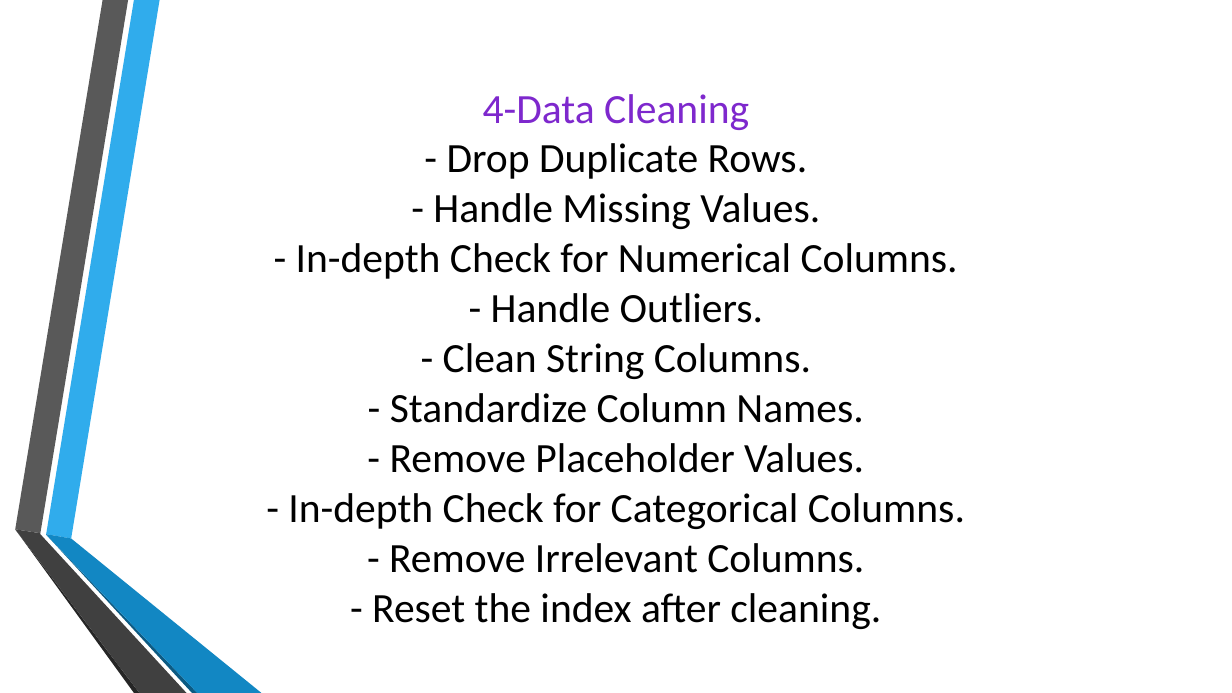
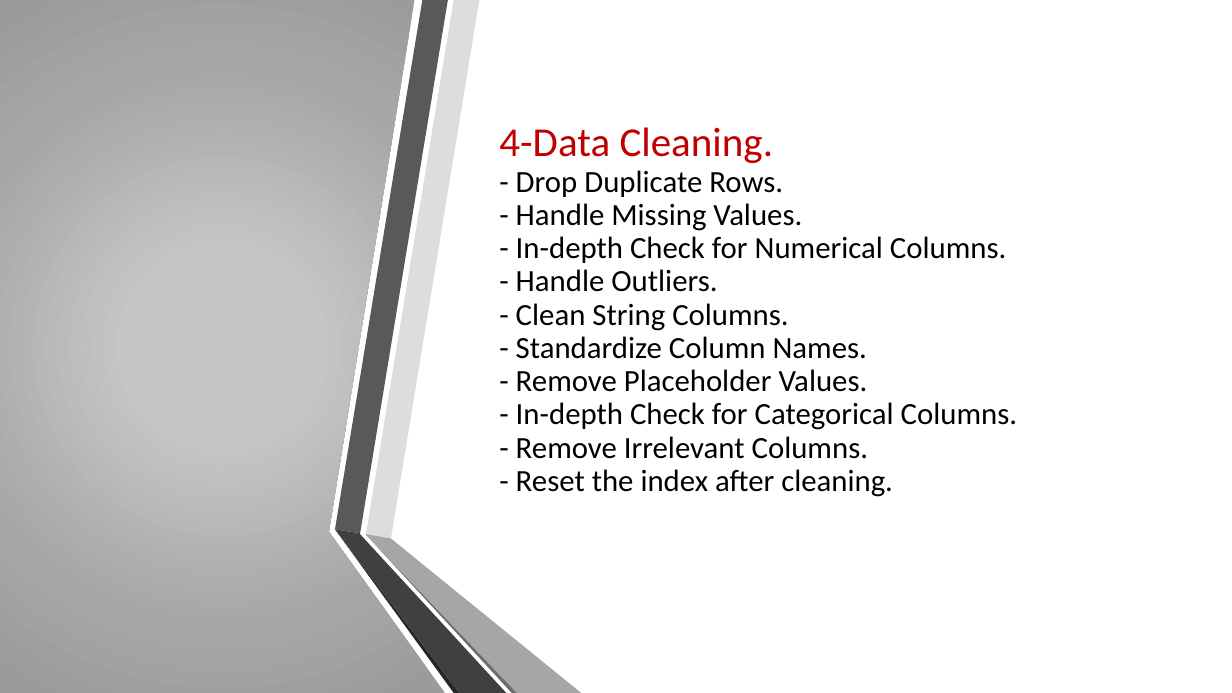
Before and after one commit to mariam530/supply-chain-project, a slide deck: slide 6 of New Microsoft PowerPoint Presentation.pptx. Drawn at 1232x693 pixels with LibreOffice and Linux fonts; fonts in the diff are those of the drawing; background and template pictures are left out. Boxes give left, top, right and bottom in pixels: in the first picture for what was removed or moved away, otherwise in the second. Text is boxed around its words. In the diff, an @@ line names an element or a change of style, - is before the commit and + after.

```diff
--- a/New Microsoft PowerPoint Presentation.pptx
+++ b/New Microsoft PowerPoint Presentation.pptx
@@ rectangle added at (0, 0, 1232, 693), fill #FFFFFF @@
@@ freeform shape added at (0, 0, 445, 693), fill gradient #C5C5C5 to #A6A6A6 to #9B9B9B @@
@@ freeform shape at (46, 0, 160, 539): fill #30ACEC to #DDDDDD @@
@@ title at (499, 127, 1017, 497): text changed; size 32.4 to 24 pt @@
-4-Data Cleaning
-- Drop Duplicate Rows.
-- Handle Missing Values.
-- In-depth Check for Numerical Columns.
-- Handle Outliers.
-- Clean String Columns.
-- Standardize Column Names.
-- Remove Placeholder Values.
-- In-depth Check for Categorical Columns.
-- Remove Irrelevant Columns.
-- Reset the index after cleaning.
+4-Data Cleaning.
+- Drop Duplicate Rows.
+- Handle Missing Values.
+- In-depth Check for Numerical Columns.
+- Handle Outliers.
+- Clean String Columns.
+- Standardize Column Names.
+- Remove Placeholder Values.
+- In-depth Check for Categorical Columns.
+- Remove Irrelevant Columns.
+- Reset the index after cleaning.
@@ group added at (55, 0, 563, 693): 6 freeform shapes @@
@@ freeform shape at (46, 535, 198, 693): fill #0C5A82 to #6E6E6E @@
@@ freeform shape at (46, 534, 262, 693): fill #1287C3 to #A6A6A6 @@
@@ group added at (335, 0, 581, 693): 6 freeform shapes @@
```
Also in this commit, not shown: 33 other slides changed, 5 slides added.
